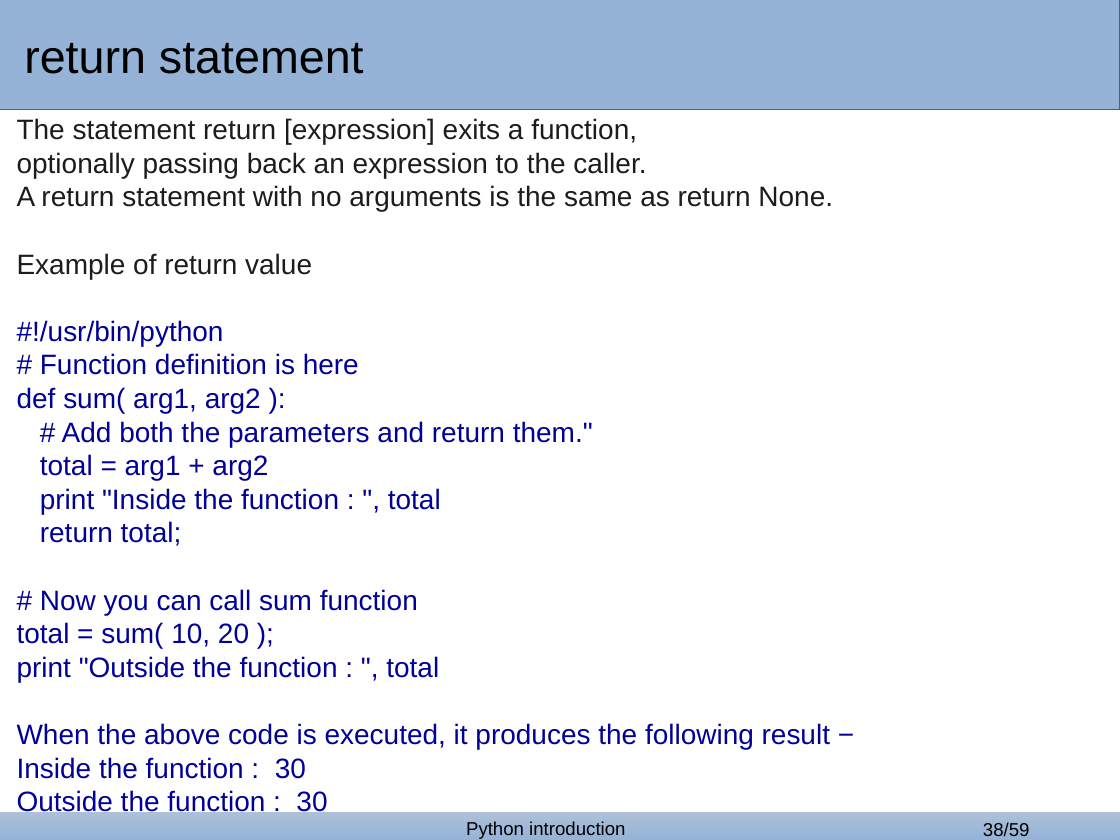
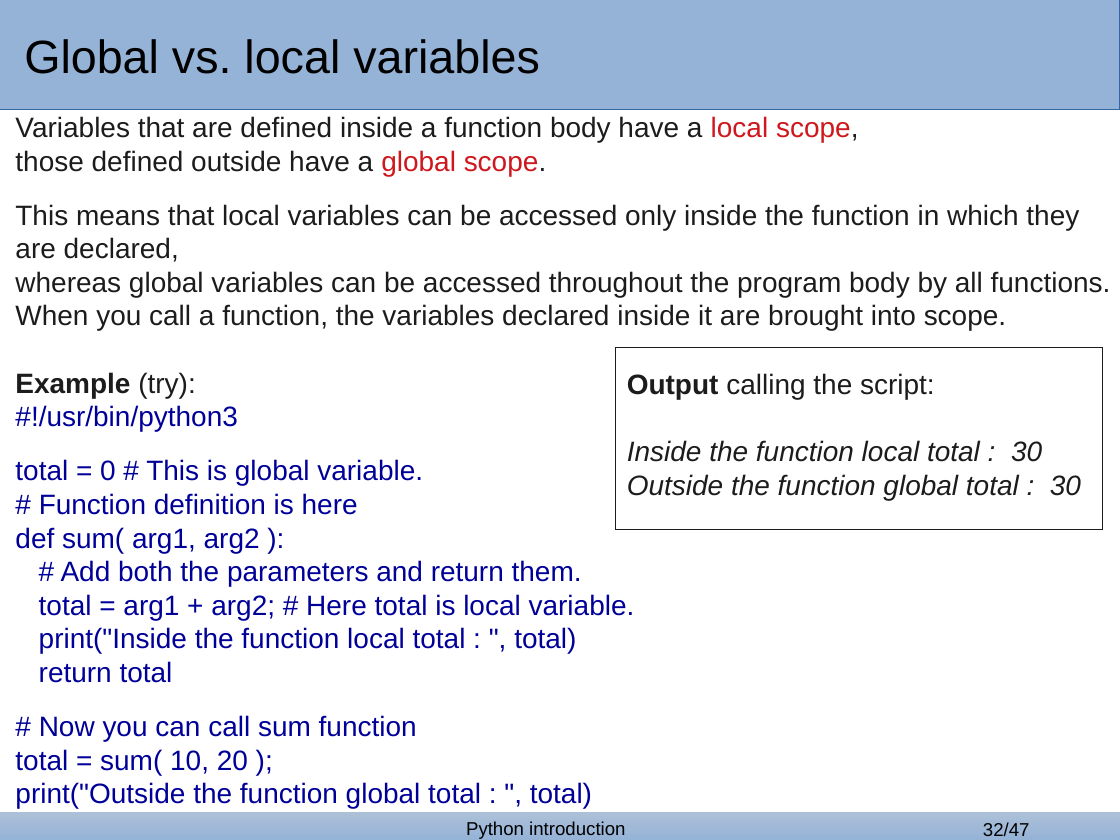
Before and after one commit to bertocco/abilita_info_units_1920, a slide deck: slide 32 of lezioni/python_lessons/python_1_covid.odp (slide 38 before the commit). Drawn at 1120x840 pixels with LibreOffice and Linux fonts; fonts in the diff are those of the drawing; background and template pictures are left out. Boxes give left, top, right and bottom in pixels: in the first picture for what was removed or moved away, otherwise in the second. Text is boxed around its words. In the diff, an @@ line names an element or a change of style, - is before the commit and + after.

Commit message:
Revised

```diff
--- a/lezioni/python_lessons/python_1_covid.odp
+++ b/lezioni/python_lessons/python_1_covid.odp
@@ text in rectangle at (x1=24, y1=39, x2=540, y2=74): text changed @@
-return statement
+Global vs. local variables
@@ text at (x1=15, y1=116, x2=1111, y2=486): text changed @@
-The statement return [expression] exits a function,
-optionally passing back an expression to the caller.
-A return statement with no arguments is the same as return None.
-Example of return value
-#!/usr/bin/python
+Variables that are defined inside a function body have a local scope,
+those defined outside have a global scope.
+This means that local variables can be accessed only inside the function in which they are declared,
+whereas global variables can be accessed throughout the program body by all functions. When you call a function, the variables declared inside it are brought into scope.
+Example (try):
+#!/usr/bin/python3
+total = 0 # This is global variable.
@@ rectangle added at (x1=616, y1=347, x2=1103, y2=529), outline #1C1C1C 0 pt @@
@@ text added at (x1=627, y1=373, x2=1081, y2=500), 18 pt, text #1C1C1C, italic @@
+Output calling the script:
+Inside the function local total : 30
+Outside the function global total : 30
@@ text at (x1=39, y1=560, x2=635, y2=683): text changed @@
-# Add both the parameters and return them."
-total = arg1 + arg2
-print "Inside the function : ", total
-return total;
+# Add both the parameters and return them.
+total = arg1 + arg2; # Here total is local variable.
+print("Inside the function local total : ", total)
+return total
@@ text at (x1=15, y1=782, x2=592, y2=809): text changed @@
-print "Outside the function : ", total
-When the above code is executed, it produces the following result −
-Inside the function : 30
-Outside the function : 30
+print("Outside the function global total : ", total)
@@ page number at (x1=983, y1=822, x2=1030, y2=836): text changed @@
-38/59
+32/47
```
Also in this commit, not shown: 29 other slides changed, 12 slides removed.
